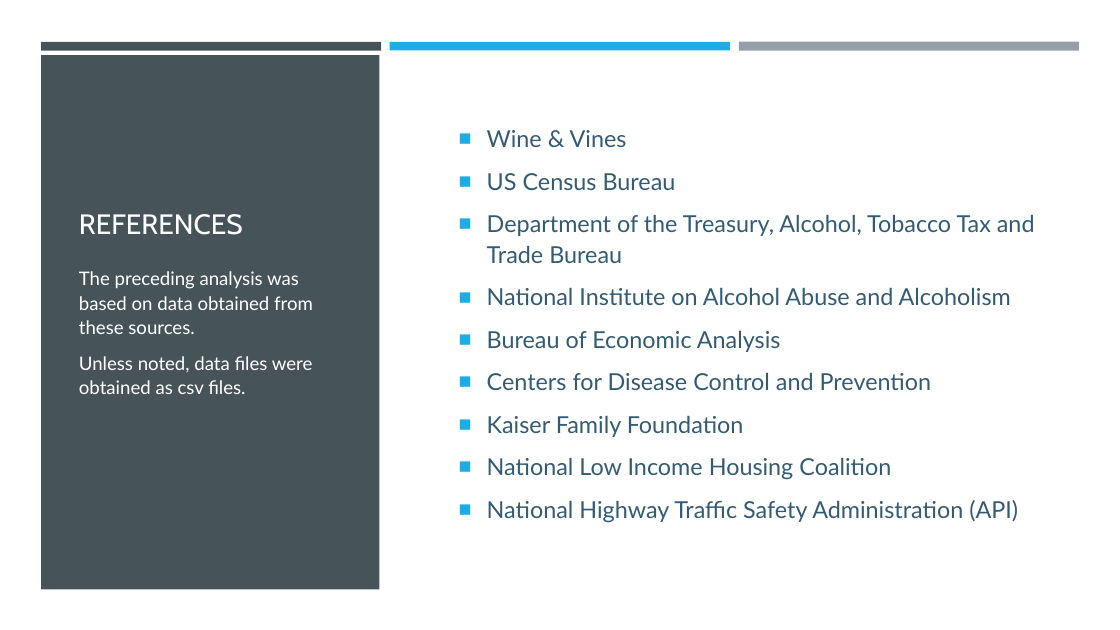
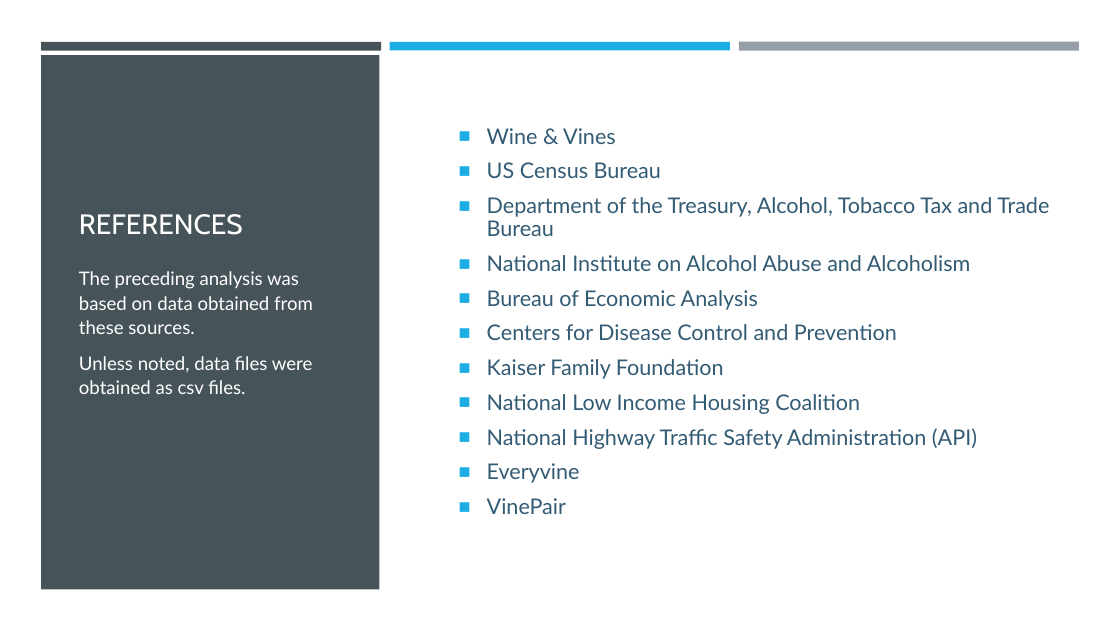
Before and after one commit to epayne323/ProjectOneRepo, a slide deck: slide 10 of Presentation/ProjectOne Presentation.pptx. Drawn at 1120x630 pixels with LibreOffice and Linux fonts; fonts in the diff are those of the drawing. Boxes give left, top, right and bottom in pixels: in the first picture for what was removed or moved away, otherwise in the second. Text is boxed around its words. In the diff, an @@ line names an element or a change of style, - is before the commit and + after.

Commit message:
presentation shell updated references

```diff
--- a/Presentation/ProjectOne Presentation.pptx
+++ b/Presentation/ProjectOne Presentation.pptx
@@ text at (487,128,1049,449): size 20 to 18.5 pt; line spacing 1.1 to 0.9 @@
@@ text at (487,463,580,514): paragraphs added @@
+■ Everyvine
+■ VinePair
```
